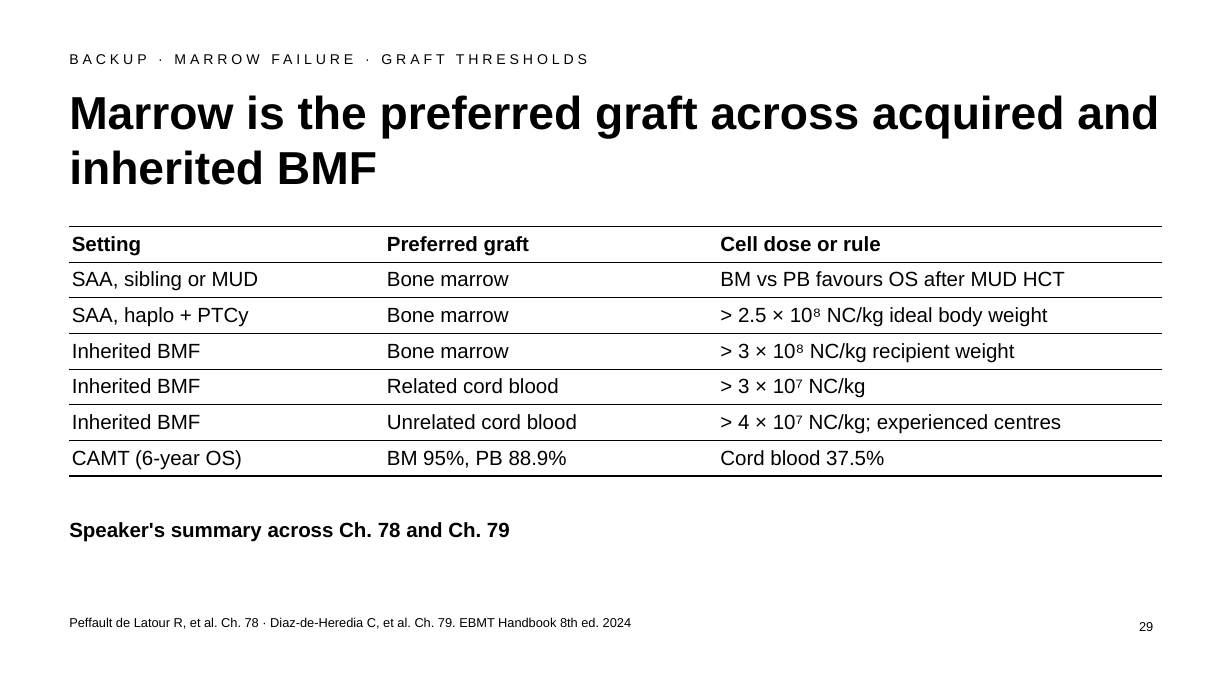
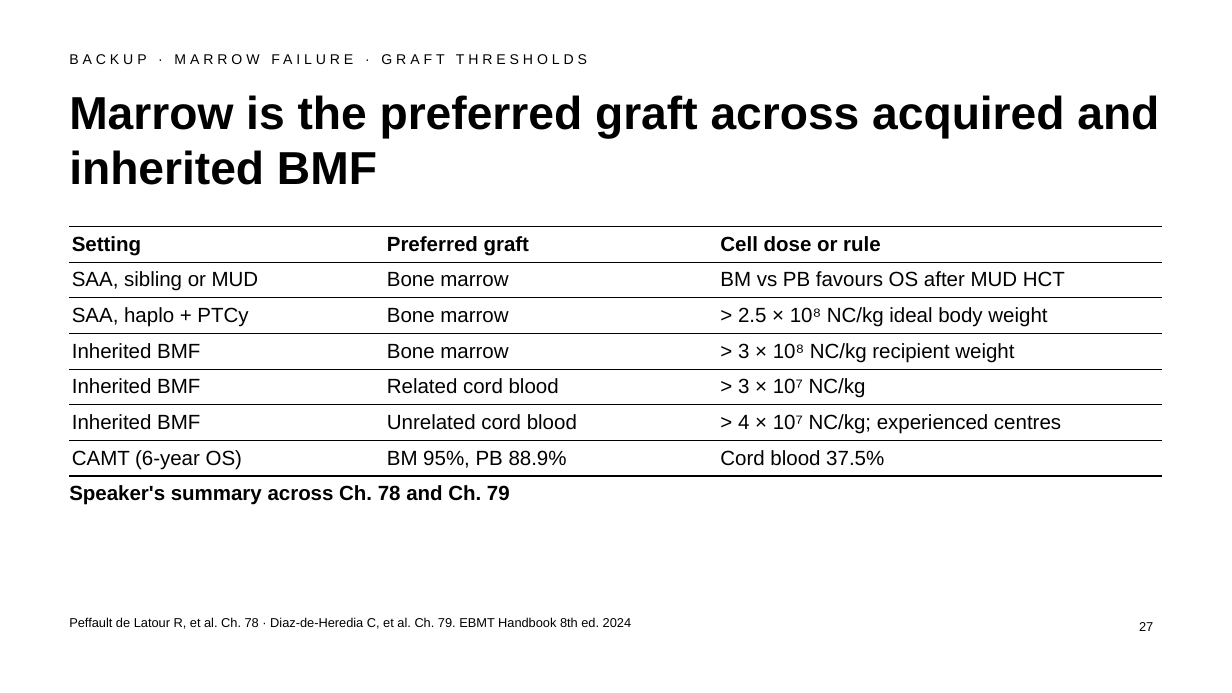
Before and after one commit to htlin222/ebmt-handbook-skill, a slide deck: slide 27 of slides/decks/s25-aplastic-anaemia-ibmfs.pptx (slide 29 before the commit). Drawn at 1232x693 pixels with LibreOffice and Linux fonts; fonts in the diff are those of the drawing. Boxes give left, top, right and bottom in pixels: in the first picture for what was removed or moved away, otherwise in the second. Text is boxed around its words. In the diff, an @@ line names an element or a change of style, - is before the commit and + after.

```diff
--- a/slides/decks/s25-aplastic-anaemia-ibmfs.pptx
+++ b/slides/decks/s25-aplastic-anaemia-ibmfs.pptx
@@ text "Speaker's summary across Ch. 78 ...": place and size @@
-text "Speaker's summary across Ch. 78 ..." at box(69, 522, 510, 542)
+text "Speaker's summary across Ch. 78 ..." at box(69, 485, 510, 505)
@@ page number at box(1139, 622, 1153, 631): text changed @@
-29
+27
```
Also in this commit, not shown: 5 other slides changed, 2 slides removed, 22 other files.
